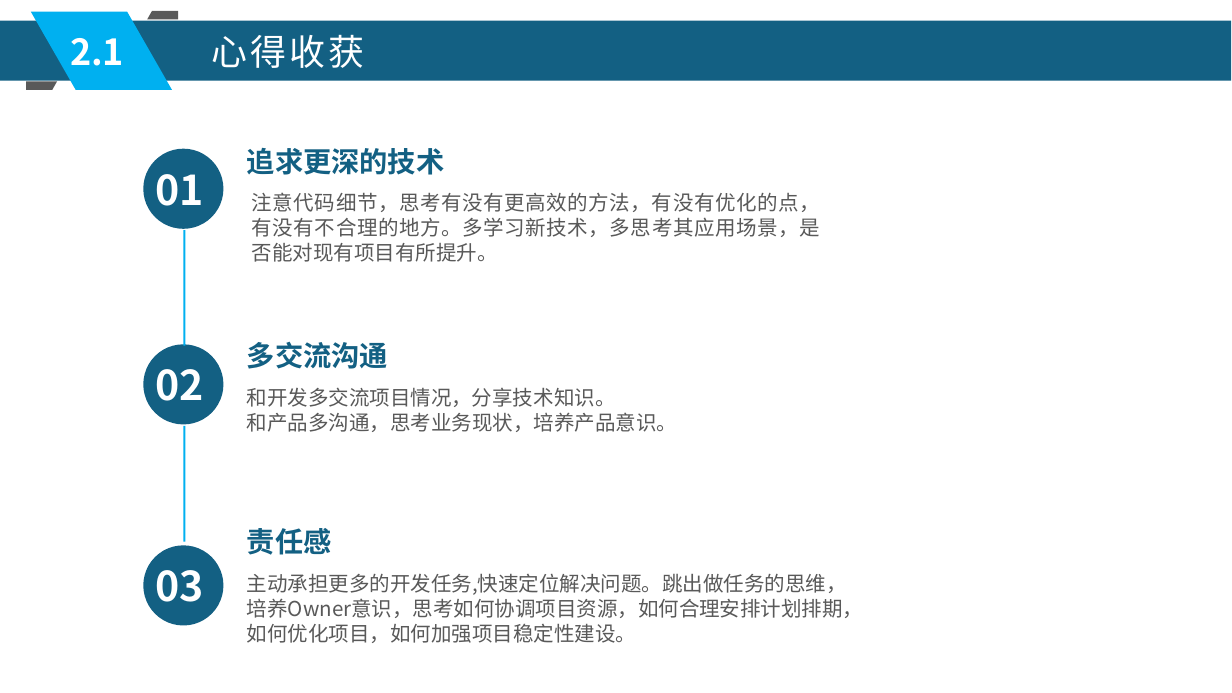
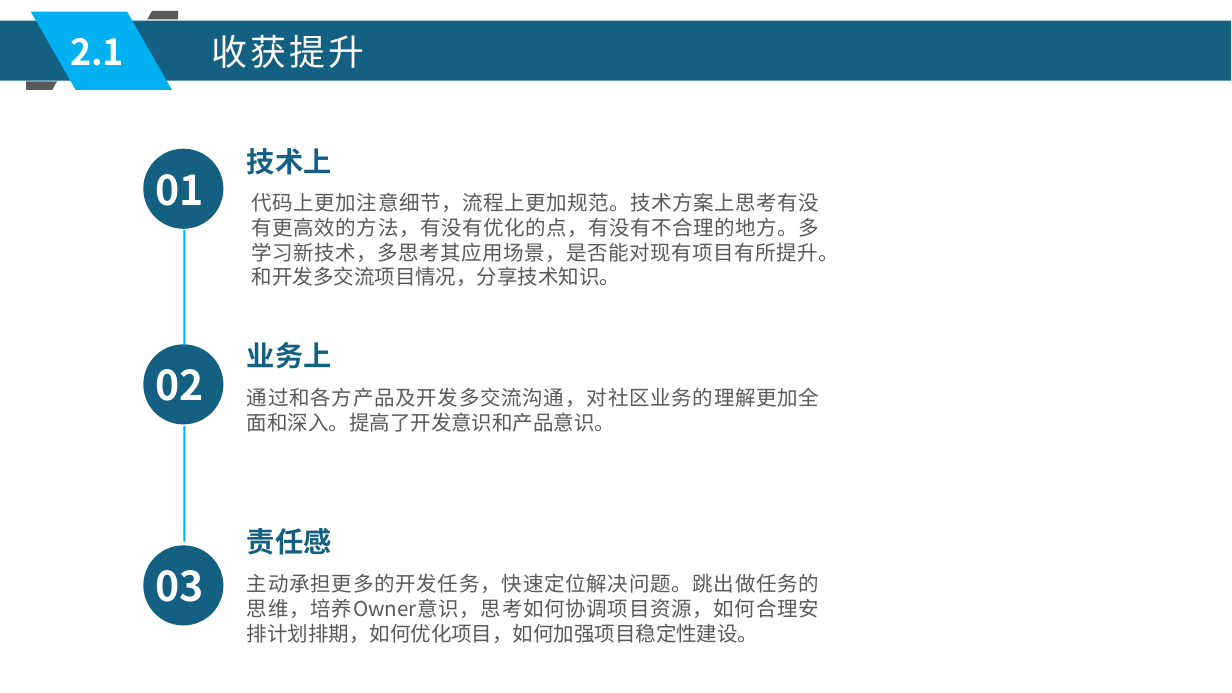
Before and after one commit to xljnc/husky-starter, a slide deck: slide 10 of doc/zzdb.pptx. Drawn at 1232x693 pixels with LibreOffice and Linux fonts; fonts in the diff are those of the drawing. Boxes give left, top, right and bottom in pixels: in the first picture for what was removed or moved away, otherwise in the second. Text is boxed around its words. In the diff, an @@ line names an element or a change of style, - is before the commit and + after.

```diff
--- a/doc/zzdb.pptx
+++ b/doc/zzdb.pptx
@@ text at (211,34,364,68): text changed @@
-心得收获
+收获提升
@@ text at (247,148,332,175): text changed @@
-追求更深的技术
+技术上
@@ text at (252,192,839,286): text changed @@
-注意代码细节，思考有没有更高效的方法，有没有优化的点，有没有不合理的地方。多学习新技术，多思考其应用场景，是否能对现有项目有所提升。
+代码上更加注意细节，流程上更加规范。技术方案上思考有没有更高效的方法，有没有优化的点，有没有不合理的地方。多学习新技术，多思考其应用场景，是否能对现有项目有所提升。和开发多交流项目情况，分享技术知识。
@@ text at (247,342,332,369): text changed @@
-多交流沟通
+业务上
@@ text at (247,387,819,432): text changed @@
-和开发多交流项目情况，分享技术知识。
-和产品多沟通，思考业务现状，培养产品意识。
+通过和各方产品及开发多交流沟通，对社区业务的理解更加全面和深入。提高了开发意识和产品意识。
@@ text at (247,574,819,643): text changed @@
-主动承担更多的开发任务,快速定位解决问题。跳出做任务的思维，
-培养Owner意识，思考如何协调项目资源，如何合理安排计划排期，
-如何优化项目，如何加强项目稳定性建设。
+主动承担更多的开发任务，快速定位解决问题。跳出做任务的思维，培养Owner意识，思考如何协调项目资源，如何合理安排计划排期，如何优化项目，如何加强项目稳定性建设。
```
Also in this commit, not shown: 4 other slides changed.
